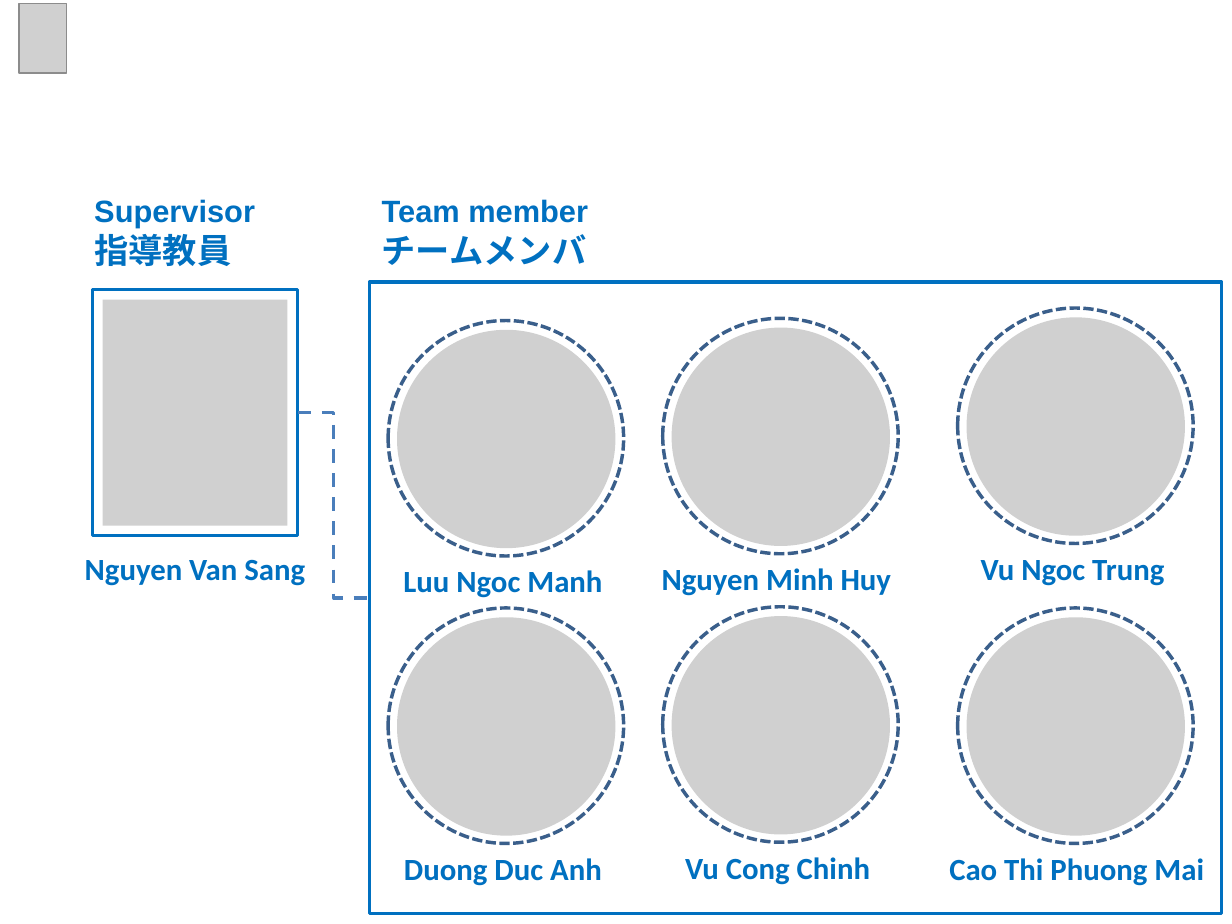
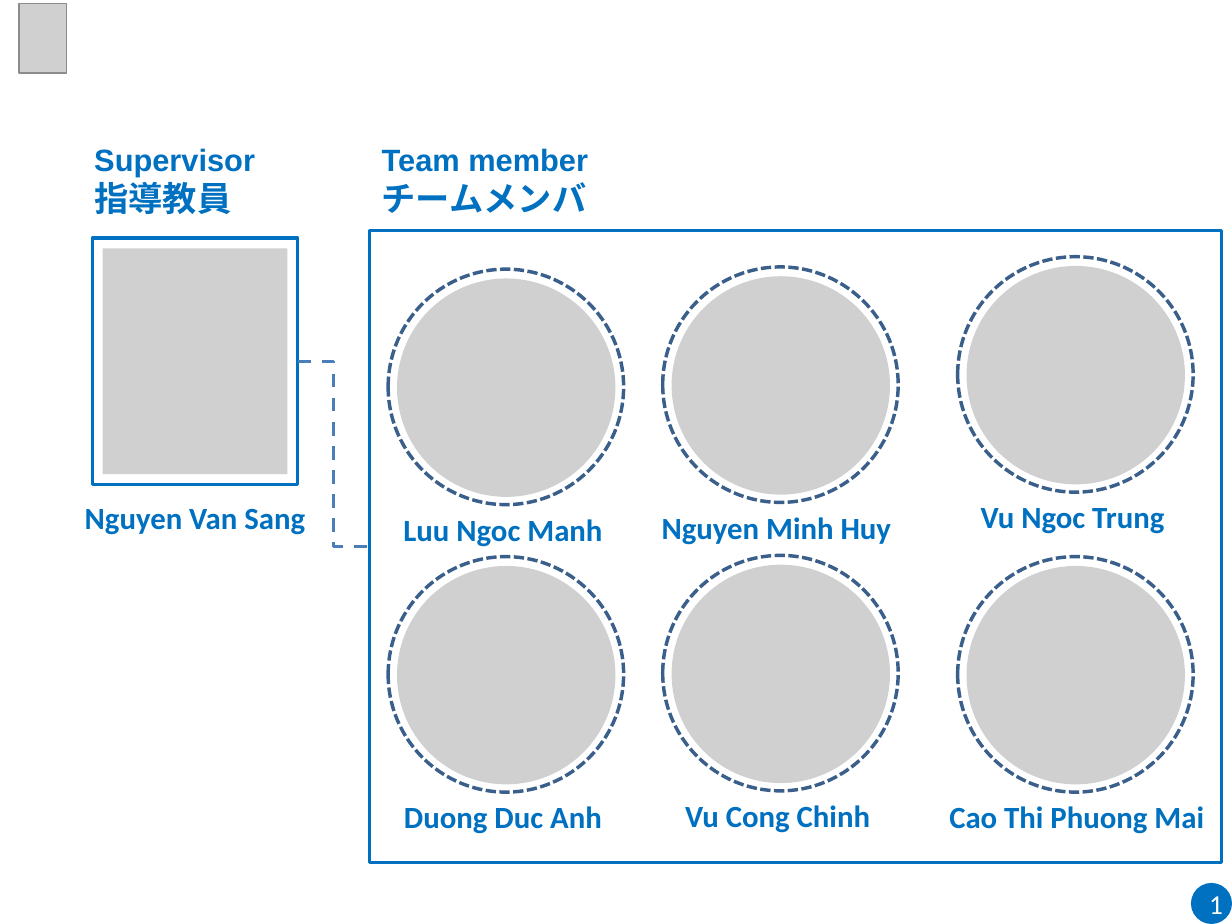
Before and after one commit to sangnvus/2015FALLJS01, a slide deck: slide 2 of WIP/Users/HuyNM/DDL_Slide_v1.0.pptx. Drawn at 1232x924 pixels with LibreOffice and Linux fonts; fonts in the diff are those of the drawing; grey boxes stand for pictures; background and template pictures are left out. Boxes give left, top, right and bottom in pixels: in the first picture for what was removed or moved away, otherwise in the second. Text is boxed around its words. In the diff, an @@ line names an element or a change of style, - is before the commit and + after.

```diff
--- a/WIP/Users/HuyNM/DDL_Slide_v1.0.pptx
+++ b/WIP/Users/HuyNM/DDL_Slide_v1.0.pptx
@@ 9 texts, 7 pictures, 6 ellipses, 2 rectangles, 1 elbow line: place and size @@
-9 texts, 7 pictures, 6 ellipses, 2 rectangles, 1 elbow line at (85, 199, 1222, 914)
+9 texts, 7 pictures, 6 ellipses, 2 rectangles, 1 elbow line at (85, 148, 1222, 862)
@@ ellipse added at (1191, 883, 1232, 924), fill #0070C0, 16 pt, text #FFFFFF @@
+1
```
Also in this commit, not shown: 28 other slides changed, 47 slides added, 4 slides removed.
